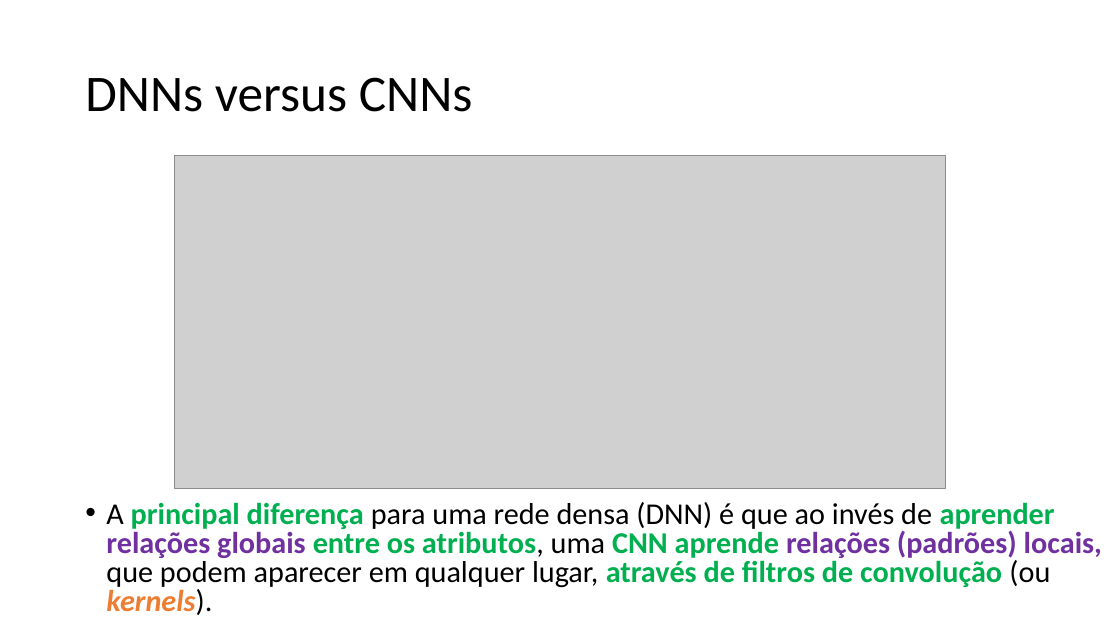
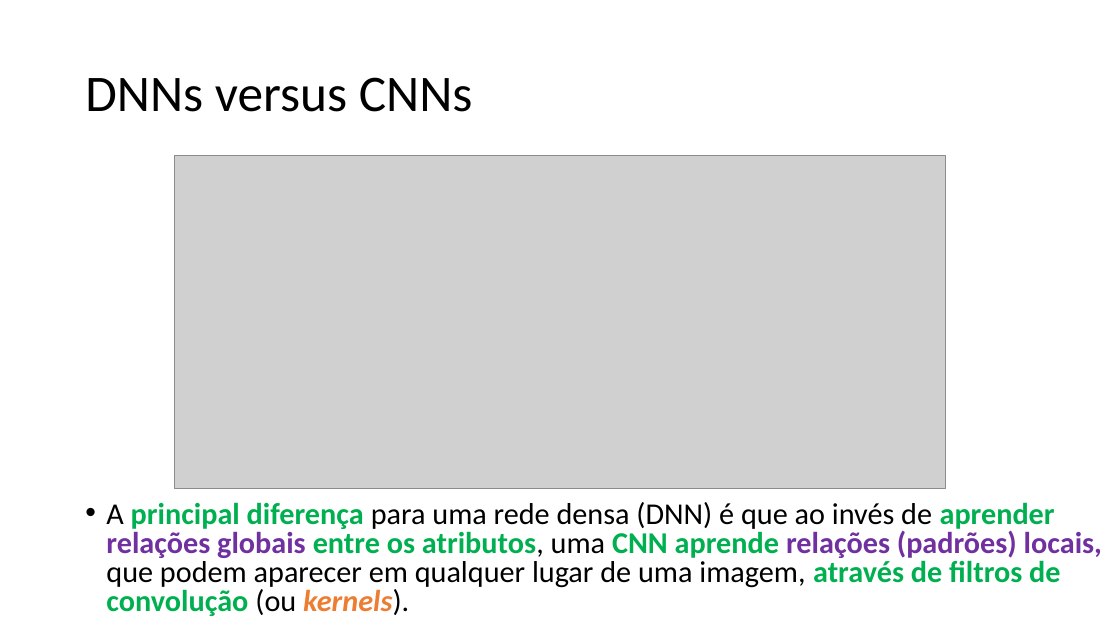
Before and after one commit to zz4fap/c24_inteligencia_artificial, a slide deck: slide 3 of slides/C24_CNN.pptx. Drawn at 1120x630 pixels with LibreOffice and Linux fonts; fonts in the diff are those of the drawing; grey boxes stand for pictures. Boxes give left, top, right and bottom in pixels: in the first picture for what was removed or moved away, otherwise in the second. Text is boxed around its words. In the diff, an @@ line names an element or a change of style, - is before the commit and + after.

Commit message:
new slides

```diff
--- a/slides/C24_CNN.pptx
+++ b/slides/C24_CNN.pptx
@@ text at (106,502,1102,616): text changed; text colour #00B050 to #000000 @@
-• A principal diferença para uma rede densa (DNN) é que ao invés de aprender relações globais entre os atributos, uma CNN aprende relações (padrões) locais, que podem aparecer em qualquer lugar, através de filtros de convolução (ou kernels).
+• A principal diferença para uma rede densa (DNN) é que ao invés de aprender relações globais entre os atributos, uma CNN aprende relações (padrões) locais, que podem aparecer em qualquer lugar de uma imagem, através de filtros de convolução (ou kernels).
```
Also in this commit, not shown: 7 other slides changed.
